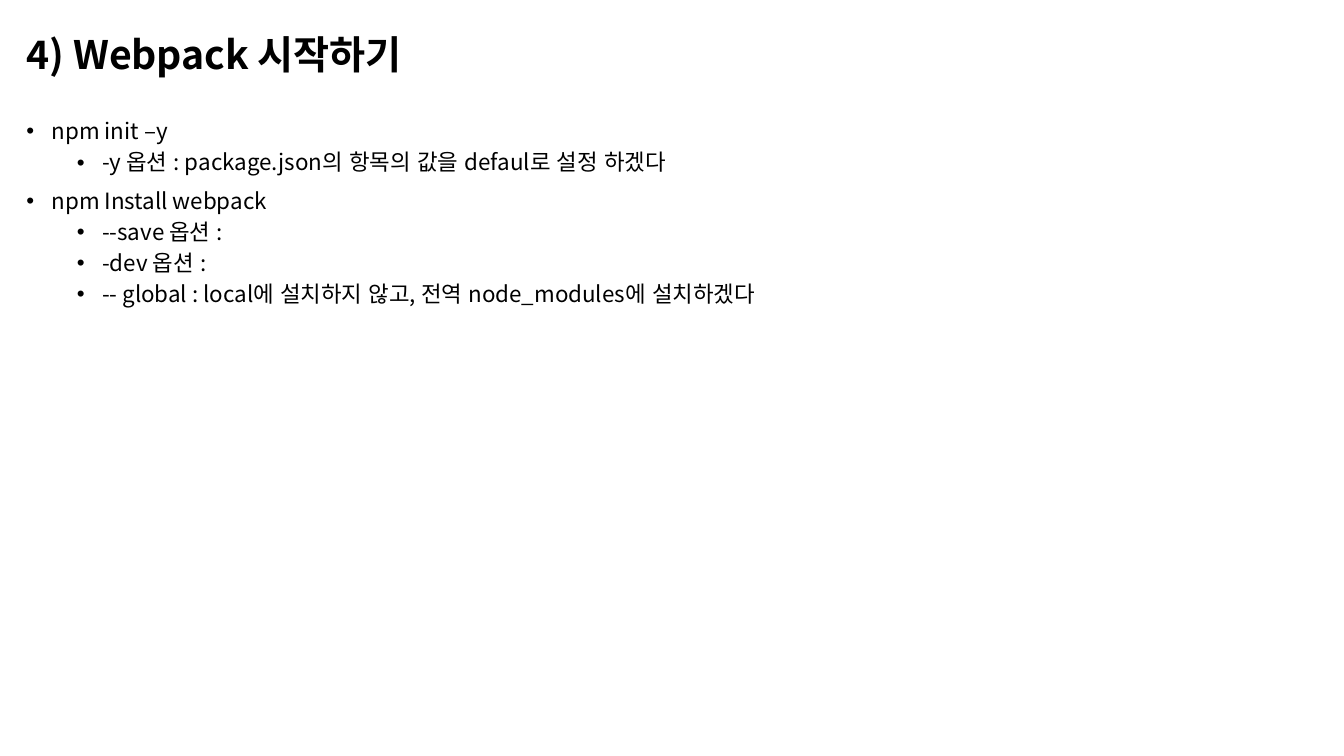
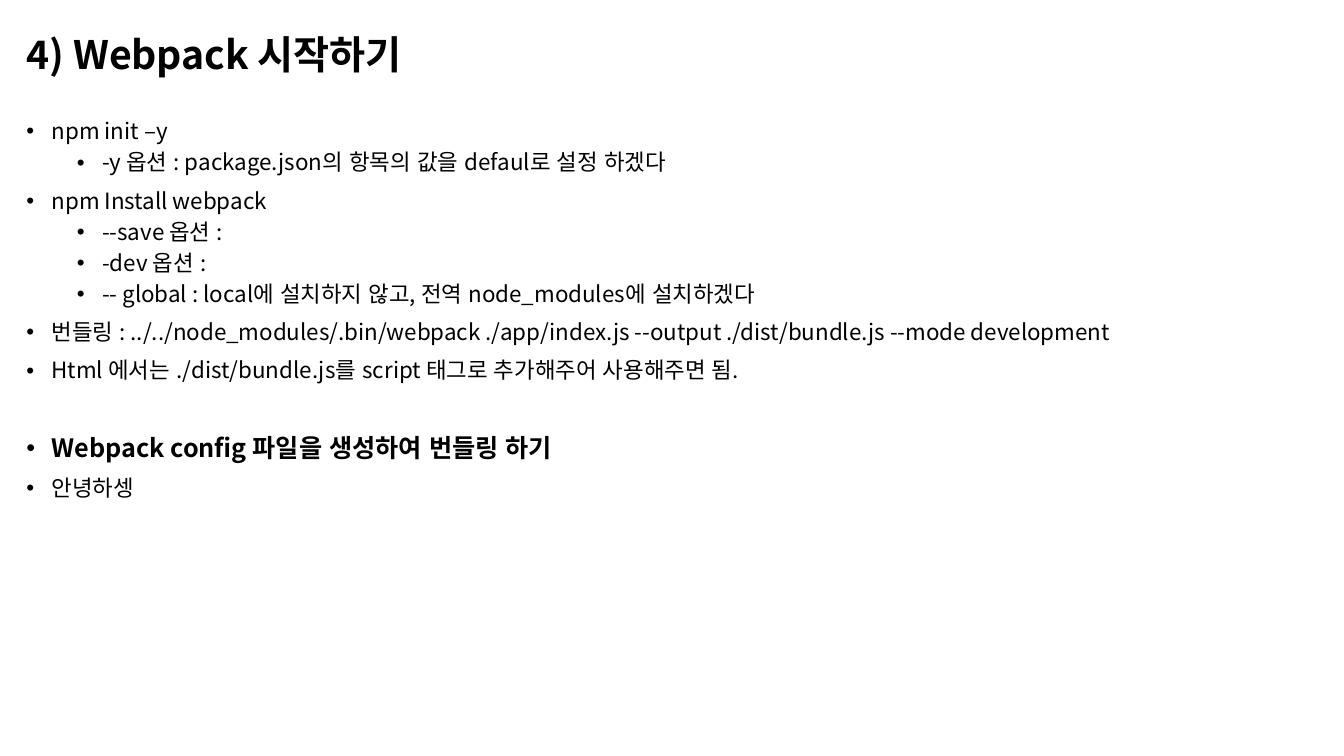
Before and after one commit to n4oah-study/webpack, a slide deck: slide 6 of document/webpack.pptx. Drawn at 1344x756 pixels with LibreOffice and Linux fonts; fonts in the diff are those of the drawing. Boxes give left, top, right and bottom in pixels: in the first picture for what was removed or moved away, otherwise in the second. Text is boxed around its words. In the diff, an @@ line names an element or a change of style, - is before the commit and + after.

```diff
--- a/document/webpack.pptx
+++ b/document/webpack.pptx
@@ text at [52,321,1110,498]: paragraphs added @@
+• 번들링 : ../../node_modules/.bin/webpack ./app/index.js --output ./dist/bundle.js --mode development
+• Html 에서는 ./dist/bundle.js를 script 태그로 추가해주어 사용해주면 됨.
+• Webpack config 파일을 생성하여 번들링 하기
+• 안녕하셍
```
Also in this commit, not shown: 1 slide added, 4 other files.
